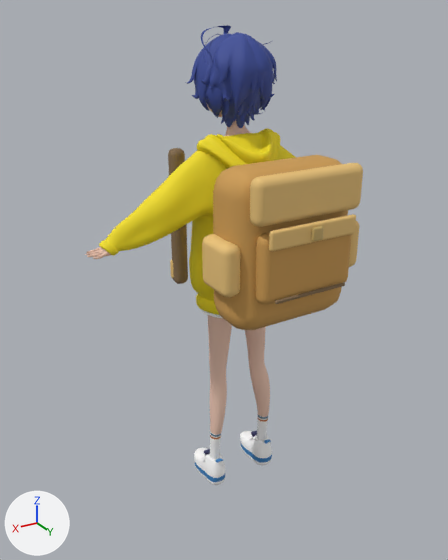
Two versions of the glTF model public/assets/ohto-longboard-rider.glb, one commit apart.
Both versions are drawn from a 50 mm lens placed at (1.56, 2.46, 2.39), pointed at (0.13, 0.08, 1.2). The lights are fixed; the arrows at lower left show +X, +Y and +Z. The first picture is the older version. Where no turn or scale is listed for an object, it has been applied to the vertices. Vertices at exactly the same position are counted once.

The first picture shows 'Backpack | center buckle', 'Backpack | main pocket', 'Backpack | pocket flap', 'Backpack | rounded body', 'Backpack | shoulder strap.001', 'Backpack | side pocket', 'Backpack | side pocket.001', 'Backpack | stitched piping', 'Backpack | strap tab.001', 'Backpack | upper flap', 'full body', 'mudi cover', 'shoes', 'trouser', 'yello collouru cotu' and 1 more.
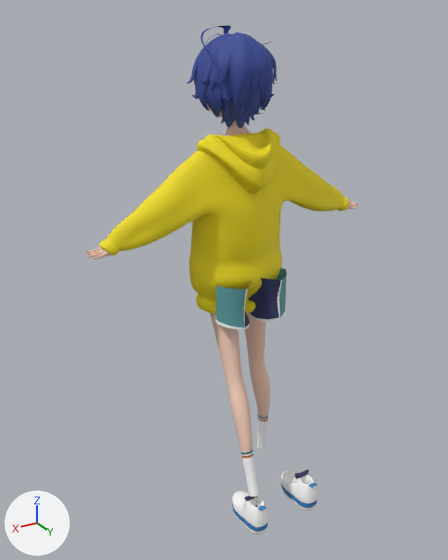
Location of each change, (x1, y1, x2, y2) in pixels of the pictures (448 x 560 px; the box of a moved part takes in the faces that stretch with it):
'Backpack | rounded body', deleted (orange): before (213, 155, 348, 330)
'full body', reshaped (11% taller): before (85, 105, 355, 459); after (85, 105, 358, 497)
'Backpack | upper flap', deleted (beige): before (250, 163, 363, 227)
'Backpack | main pocket', deleted (orange): before (255, 232, 352, 304)
'shoes', moved: before (194, 431, 272, 485); after (232, 469, 317, 535)
'Backpack | side pocket.001', deleted: before (202, 234, 240, 297)
'Backpack | pocket flap', deleted (beige): before (269, 214, 356, 251)
'Backpack | shoulder strap.001', deleted (brown): before (168, 148, 188, 284)
'Backpack | stitched piping', deleted: before (275, 282, 345, 304)
'Backpack | side pocket', deleted: before (349, 221, 359, 267)
'Backpack | center buckle', deleted: before (311, 226, 323, 241)
part 1 of me_cylinder_002, moved or reshaped: before (208, 315, 232, 459); after (210, 313, 259, 497)
part 3 of me_cylinder_003, moved or reshaped (mostly hidden before): before (202, 310, 222, 318); after (216, 268, 287, 330)

Diff of the bpy script that builds the scene:
```diff
--- a/public/assets/ohto-longboard-rider.glb.py
+++ b/public/assets/ohto-longboard-rider.glb.py
@@ me_cylinder_002 @@
-me_cylinder_002.from_pydata(...)  # 13930 vertices, 27472 faces; spans x -0.78..0.78, y -0.21..0.09, z 0.06..2.21
+me_cylinder_002.from_pydata(...)  # 13930 vertices, 27472 faces; spans x -0.78..0.78, y -0.21..0.46, z 0.06..2.21
+# me_cylinder_002 part 1: the loose piece of 1952 vertices spanning x 0.02..0.19, y -0.08..0.09, z 0.06..1.06 is turned 24.1 degrees about the x axis through its middle, then moved by (0.0, 0.2, 0.05)
 me_cylinder_002.materials.append(mat_skin_matrial)
@@ me_cube_013 @@
-me_cube_013.from_pydata(...)  # 4980 vertices, 9728 faces; spans x -0.216..0.216, y -0.16..0.101, z -0.048..0.148
+me_cube_013.from_pydata(...)  # 4980 vertices, 9728 faces; spans x -0.216..0.216, y 0.26..0.521, z -0.048..0.148
+# me_cube_013 part 2: the whole mesh is moved by (0.0, 0.42, 0.0)
 me_cube_013.materials.append(mat_whit_on_towser)
@@ me_cylinder_003 @@
-me_cylinder_003.from_pydata(...)  # 1279 vertices, 2368 faces; spans x -0.202..0.202, y -0.123..0.115, z 0.975..1.209
+me_cylinder_003.from_pydata(...)  # 1279 vertices, 2368 faces; spans x -0.202..0.202, y -0.076..0.244, z 0.975..1.209
+# me_cylinder_003 part 3: 1279 of 1279 vertices moved; they spanned x -0.202..0.202, y -0.123..0.115, z 0.975..1.209 and now span x -0.202..0.202, y -0.076..0.244, z 0.975..1.209; mean shift (0.0, 0.132, 0.0)
 me_cylinder_003.materials.append(mat_towser_dark_blue)
@@ ob_backpack___center_buckle @@
-ob_backpack___center_buckle = bpy.data.objects.new('Backpack | center buckle', me_cube_064)
@@ ob_backpack___main_pocket @@
-ob_backpack___main_pocket = bpy.data.objects.new('Backpack | main pocket', me_cube_056)
@@ ob_backpack___pocket_flap @@
-ob_backpack___pocket_flap = bpy.data.objects.new('Backpack | pocket flap', me_cube_057)
@@ ob_backpack___rounded_body @@
-ob_backpack___rounded_body = bpy.data.objects.new('Backpack | rounded body', me_cube_054)
@@ ob_backpack___shoulder_strap_001 @@
-ob_backpack___shoulder_strap_001 = bpy.data.objects.new('Backpack | shoulder strap.001', me_cube_062)
@@ ob_backpack___side_pocket @@
-ob_backpack___side_pocket = bpy.data.objects.new('Backpack | side pocket', me_cube_058)
@@ ob_backpack___side_pocket_001 @@
-ob_backpack___side_pocket_001 = bpy.data.objects.new('Backpack | side pocket.001', me_cube_061)
@@ ob_backpack___stitched_piping @@
-ob_backpack___stitched_piping = bpy.data.objects.new('Backpack | stitched piping', me_cube_065)
@@ ob_backpack___strap_tab_001 @@
-ob_backpack___strap_tab_001 = bpy.data.objects.new('Backpack | strap tab.001', me_cube_063)
@@ ob_backpack___upper_flap @@
-ob_backpack___upper_flap = bpy.data.objects.new('Backpack | upper flap', me_cube_055)
```
